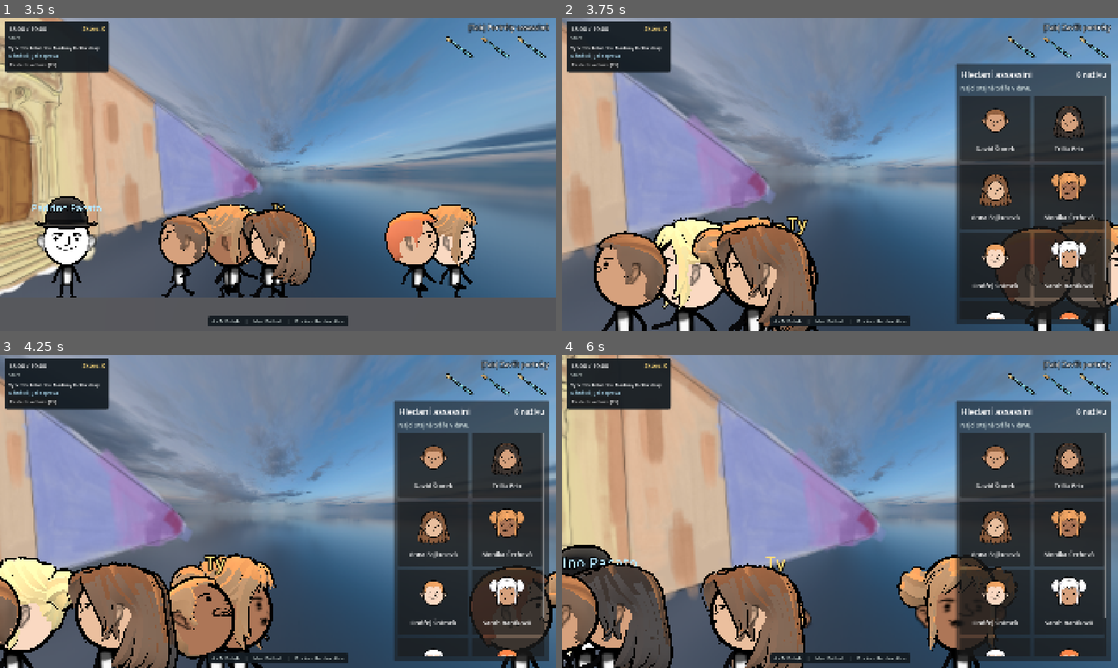
Above: before the commit, frames 1-4 (two rows, left to right).
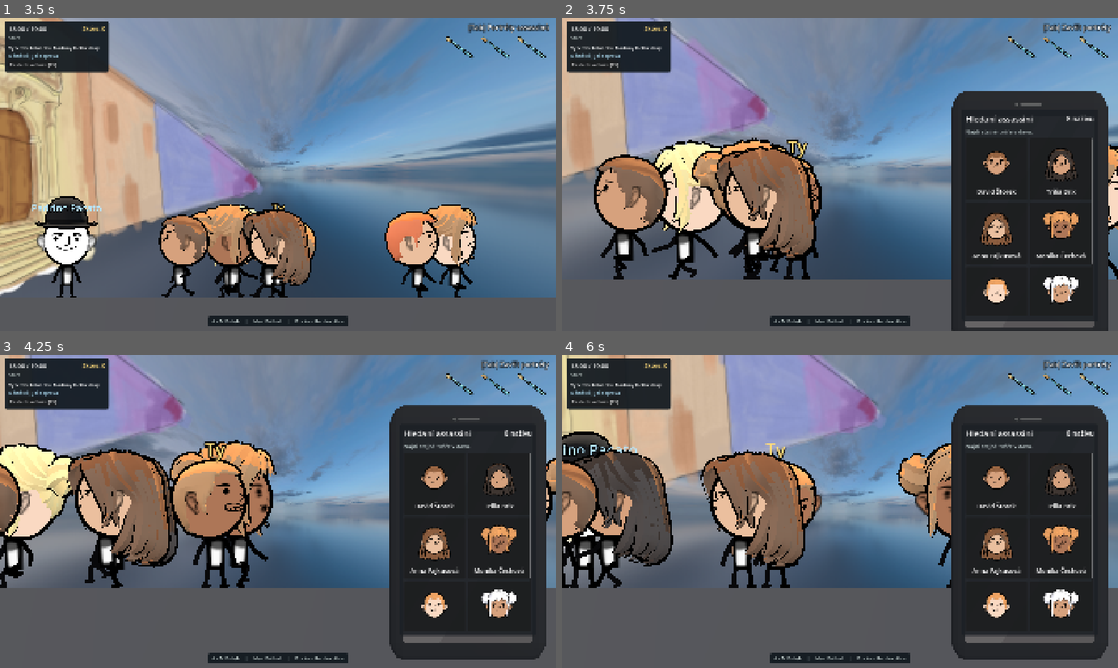
Above: after the commit, the same moments.

Repository: JosefAmbruz/nebezpecny-ukol
Game: Godot game, scene res://src/ui/title_screen.tscn
Two runs of this game, one before a commit and one after it. Both use one fixed random seed, a clock stepped at 60 frames per second and the inputs below.
Inputs (mouse positions are in pixels of both pictures, inside the frame that each line leads up to):
- Up to frame 1 (3.5 s): click "Hrát" at 0.5 s; click "Restartovat kolo [F5]" at 1.25 s; click "Restartovat kolo [F5]" at 2 s; click "Restartovat kolo [F5]" at 2.75 s
- Up to frame 2 (3.75 s): tap Enter at 3.5 s; move the mouse to (962, 158) at 3.52 s; hold D (move_right) from 3.53 s (still down); hold Tab (toggle_assassin_list) from 3.53 s (still down); tap E (lean) at 3.6 s; click (962, 158) at 3.67 s
- Up to frame 3 (4.25 s): keep holding D (move_right); keep holding Tab (toggle_assassin_list)
- Up to frame 4 (6 s): move the mouse to (728, 527) at 4.27 s; release D (move_right) at 4.28 s; release Tab (toggle_assassin_list) at 4.28 s; hold A (move_left) 4.28-5.03 s; tap Tab (toggle_assassin_list) at 4.35, 5.3 s; click (728, 527) at 4.42 s; tap E (lean) at 4.55, 5.85 s; move the mouse to (895, 442) at 5.02 s; press the mouse at (895, 442) at 5.03 s; hold D (move_right) from 5.03 s (still down); move the mouse to (812, 574) at 5.77 s; release the mouse at (812, 574) at 5.78 s; click (812, 574) at 5.92 s

Frame 1 is identical in both runs. In frame 2, 45% of the frame differs, in the area x 0-100%, y 0-100%; in frame 3, 52%; in frame 4, 58%.

Commit message:
Add phone-based assassin list and camera zooms
Introduce a 3D phone model behind the assassin list with animated slide transitions. Add leaning state signals and adjust camera zoom, focus, and framing for list, leaning, and defense states.

Diff:
--- /dev/null
+++ b/assets/mobile/phone_model.tscn
@@ -0,0 +1,8 @@
+[gd_scene format=3]
+
+[ext_resource type="PackedScene" path="res://assets/mobile/scene.gltf" id="1_phone"]
+
+[node name="PhoneModel" type="Node3D"]
+
+[node name="Mesh" parent="." instance=ExtResource("1_phone")]
+transform = Transform3D(1, 0, 0, 0, 1, 0, 0, 0, 1, 8.707, -1.353, -0.279)
--- a/src/player.gd
+++ b/src/player.gd
@@ -9,6 +9,7 @@
 signal interaction_completed(target: InteractableNpc, kind: InteractableNpc.InteractionKind)
 signal interaction_hint_changed(hint: InteractionHint)
 signal safe_state_changed(is_safe: bool, can_lean: bool)
+signal lean_state_changed(is_leaning: bool)
 signal defense_requested(attacker: Node3D)
 signal killed_by_assassin(attacker: Node3D, death_animation: Tween)
 
@@ -189,6 +190,7 @@
 	_current_lean_object = safe_obj
 	_lean_time_left = safe_obj.max_lean_duration
 	safe_obj.register_occupant(self)
+	lean_state_changed.emit(true)
 
 
 func _stop_leaning() -> void:
@@ -199,6 +201,7 @@
 		_current_lean_object.unregister_occupant(self)
 		_current_lean_object = null
 	_lean_cooldown_left = lean_cooldown
+	lean_state_changed.emit(false)
 
 
 func _get_available_lean_object() -> SafeObject:
--- a/src/ui/assassin_list_entry.tscn
+++ b/src/ui/assassin_list_entry.tscn
@@ -3,7 +3,7 @@
 [ext_resource type="Script" path="res://src/ui/assassin_list_entry.gd" id="1_entry"]
 
 [node name="AssassinListEntry" type="PanelContainer"]
-custom_minimum_size = Vector2(236, 224)
+custom_minimum_size = Vector2(204, 212)
 size_flags_horizontal = 3
 script = ExtResource("1_entry")
 
--- a/src/ui/assassin_list_ui.gd
+++ b/src/ui/assassin_list_ui.gd
@@ -5,7 +5,11 @@
 
 const ENTRY_SCENE: PackedScene = preload("res://src/ui/assassin_list_entry.tscn")
 
-@onready var _list_panel: Control = %ListPanel
+@export var slide_open_duration: float = 0.35
+@export var slide_close_duration: float = 0.25
+@export var hidden_y_offset: float = 980.0
+
+@onready var _phone_root: Control = %PhoneRoot
 @onready var _entries_container: Container = %EntriesContainer
 @onready var _count_label: Label = %CountLabel
 @onready var _hint_label: Label = %HintLabel
@@ -13,10 +17,17 @@
 var _entries_by_id: Dictionary = {}
 var _assassins: Array[CharacterData] = []
 var _input_locked: bool = false
+var _is_open: bool = false
+var _open_offset_top: float = 0.0
+var _open_offset_bottom: float = 0.0
+var _slide_tween: Tween = null
 
 
 func _ready() -> void:
-	_list_panel.visible = false
+	_open_offset_top = _phone_root.offset_top
+	_open_offset_bottom = _phone_root.offset_bottom
+	_set_phone_y_shift(hidden_y_offset)
+	_phone_root.visible = false
 	_update_count()
 
 
@@ -24,9 +35,8 @@
 	_input_locked = locked
 	if _hint_label:
 		_hint_label.visible = not locked
-	if locked and _list_panel and _list_panel.visible:
-		_list_panel.visible = false
-		list_visibility_changed.emit(false)
+	if locked and _is_open:
+		_set_open(false, true)
 
 
 func _unhandled_input(event: InputEvent) -> void:
@@ -38,9 +48,46 @@
 
 
 func toggle_list() -> void:
-	_list_panel.visible = not _list_panel.visible
-	_hint_label.text = "[Tab] Zavřít portréty" if _list_panel.visible else "[Tab] Portréty assassinů"
-	list_visibility_changed.emit(_list_panel.visible)
+	_set_open(not _is_open, false)
+
+
+func _set_open(open: bool, instant: bool) -> void:
+	if _is_open == open and not instant:
+		return
+	_is_open = open
+	_hint_label.text = "[Tab] Zavřít portréty" if open else "[Tab] Portréty assassinů"
+	list_visibility_changed.emit(open)
+
+	if _slide_tween and _slide_tween.is_valid():
+		_slide_tween.kill()
+
+	if instant:
+		_set_phone_y_shift(0.0 if open else hidden_y_offset)
+		_phone_root.visible = open
+		return
+
+	var current_shift := _phone_root.offset_top - _open_offset_top
+	var target_shift := 0.0 if open else hidden_y_offset
+
+	if open:
+		_phone_root.visible = true
+
+	_slide_tween = create_tween()
+	_slide_tween.set_trans(Tween.TRANS_CUBIC)
+	_slide_tween.set_ease(Tween.EASE_OUT if open else Tween.EASE_IN)
+	_slide_tween.tween_method(
+		_set_phone_y_shift,
+		current_shift,
+		target_shift,
+		slide_open_duration if open else slide_close_duration
+	)
+	if not open:
+		_slide_tween.tween_callback(func() -> void: _phone_root.visible = false)
+
+
+func _set_phone_y_shift(shift_y: float) -> void:
+	_phone_root.offset_top = _open_offset_top + shift_y
+	_phone_root.offset_bottom = _open_offset_bottom + shift_y
 
 
 func set_assassins(assassins: Array[CharacterData]) -> void:
--- a/src/ui/assassin_list_ui.tscn
+++ b/src/ui/assassin_list_ui.tscn
@@ -1,6 +1,21 @@
 [gd_scene format=3]
 
 [ext_resource type="Script" path="res://src/ui/assassin_list_ui.gd" id="1_listui"]
+[ext_resource type="PackedScene" path="res://assets/mobile/phone_model.tscn" id="2_phone"]
+
+[sub_resource type="Environment" id="Environment_phone"]
+background_mode = 1
+background_color = Color(0, 0, 0, 0)
+ambient_light_source = 2
+ambient_light_color = Color(1, 1, 1, 1)
+ambient_light_energy = 1.25
+
+[sub_resource type="StyleBoxFlat" id="StyleBoxFlat_screen"]
+bg_color = Color(0.11, 0.125, 0.145, 0.88)
+corner_radius_top_left = 8
+corner_radius_top_right = 8
+corner_radius_bottom_right = 8
+corner_radius_bottom_left = 8
 
 [node name="AssassinListUI" type="CanvasLayer"]
 layer = 5
@@ -22,61 +37,109 @@
 text = "[Tab] Portréty assassinů"
 horizontal_alignment = 2
 
-[node name="ListPanel" type="PanelContainer" parent="."]
+[node name="PhoneRoot" type="Control" parent="."]
 unique_name_in_owner = true
-anchors_preset = 11
+anchors_preset = 3
 anchor_left = 1.0
+anchor_top = 1.0
 anchor_right = 1.0
 anchor_bottom = 1.0
-offset_left = -560.0
-offset_top = 158.0
+offset_left = -584.0
+offset_top = -916.0
 offset_right = -24.0
-offset_bottom = -24.0
+offset_bottom = -16.0
 grow_horizontal = 0
+grow_vertical = 0
+
+[node name="PhoneViewportContainer" type="SubViewportContainer" parent="PhoneRoot"]
+layout_mode = 1
+anchors_preset = 15
+anchor_right = 1.0
+anchor_bottom = 1.0
+grow_horizontal = 2
 grow_vertical = 2
+mouse_filter = 2
+stretch = true
 
-[node name="MarginContainer" type="MarginContainer" parent="ListPanel"]
+[node name="PhoneViewport" type="SubViewport" parent="PhoneRoot/PhoneViewportContainer"]
+own_world_3d = true
+transparent_bg = true
+handle_input_locally = false
+msaa_3d = 2
+size = Vector2i(560, 900)
+render_target_update_mode = 4
+
+[node name="WorldEnvironment" type="WorldEnvironment" parent="PhoneRoot/PhoneViewportContainer/PhoneViewport"]
+environment = SubResource("Environment_phone")
+
+[node name="DirectionalLight3D" type="DirectionalLight3D" parent="PhoneRoot/PhoneViewportContainer/PhoneViewport"]
+transform = Transform3D(0.92, -0.15, 0.36, 0, 0.92, 0.39, -0.39, -0.36, 0.85, 0, 0, 2)
+light_energy = 0.8
+
+[node name="Camera3D" type="Camera3D" parent="PhoneRoot/PhoneViewportContainer/PhoneViewport"]
+transform = Transform3D(1, 0, 0, 0, 1, 0, 0, 0, 1, 0, 0, 3)
+projection = 1
+current = true
+size = 1.24
+
+[node name="PhoneModel" parent="PhoneRoot/PhoneViewportContainer/PhoneViewport" instance=ExtResource("2_phone")]
+
+[node name="ListPanel" type="PanelContainer" parent="PhoneRoot"]
+unique_name_in_owner = true
+layout_mode = 1
+anchors_preset = 15
+anchor_right = 1.0
+anchor_bottom = 1.0
+offset_left = 44.0
+offset_top = 74.0
+offset_right = -44.0
+offset_bottom = -96.0
+grow_horizontal = 2
+grow_vertical = 2
+theme_override_styles/panel = SubResource("StyleBoxFlat_screen")
+
+[node name="MarginContainer" type="MarginContainer" parent="PhoneRoot/ListPanel"]
 layout_mode = 2
-theme_override_constants/margin_left = 16
-theme_override_constants/margin_top = 16
-theme_override_constants/margin_right = 16
-theme_override_constants/margin_bottom = 16
+theme_override_constants/margin_left = 14
+theme_override_constants/margin_top = 14
+theme_override_constants/margin_right = 14
+theme_override_constants/margin_bottom = 14
 
-[node name="VBoxContainer" type="VBoxContainer" parent="ListPanel/MarginContainer"]
+[node name="VBoxContainer" type="VBoxContainer" parent="PhoneRoot/ListPanel/MarginContainer"]
 layout_mode = 2
-theme_override_constants/separation = 12
+theme_override_constants/separation = 10
 
-[node name="HeaderRow" type="HBoxContainer" parent="ListPanel/MarginContainer/VBoxContainer"]
+[node name="HeaderRow" type="HBoxContainer" parent="PhoneRoot/ListPanel/MarginContainer/VBoxContainer"]
 layout_mode = 2
 
-[node name="TitleLabel" type="Label" parent="ListPanel/MarginContainer/VBoxContainer/HeaderRow"]
+[node name="TitleLabel" type="Label" parent="PhoneRoot/ListPanel/MarginContainer/VBoxContainer/HeaderRow"]
 unique_name_in_owner = true
 layout_mode = 2
 size_flags_horizontal = 3
-theme_override_font_sizes/font_size = 30
+theme_override_font_sizes/font_size = 28
 text = "Hledaní assassini"
 
-[node name="CountLabel" type="Label" parent="ListPanel/MarginContainer/VBoxContainer/HeaderRow"]
+[node name="CountLabel" type="Label" parent="PhoneRoot/ListPanel/MarginContainer/VBoxContainer/HeaderRow"]
 unique_name_in_owner = true
 layout_mode = 2
-theme_override_font_sizes/font_size = 26
+theme_override_font_sizes/font_size = 24
 text = "0 naživu"
 
-[node name="CompareHint" type="Label" parent="ListPanel/MarginContainer/VBoxContainer"]
+[node name="CompareHint" type="Label" parent="PhoneRoot/ListPanel/MarginContainer/VBoxContainer"]
 layout_mode = 2
 theme_override_colors/font_color = Color(0.79, 0.85, 0.85, 1)
-theme_override_font_sizes/font_size = 20
+theme_override_font_sizes/font_size = 19
 text = "Najdi stejné tváře v davu."
 
-[node name="ScrollContainer" type="ScrollContainer" parent="ListPanel/MarginContainer/VBoxContainer"]
+[node name="ScrollContainer" type="ScrollContainer" parent="PhoneRoot/ListPanel/MarginContainer/VBoxContainer"]
 layout_mode = 2
 size_flags_vertical = 3
 horizontal_scroll_mode = 0
 
-[node name="EntriesContainer" type="GridContainer" parent="ListPanel/MarginContainer/VBoxContainer/ScrollContainer"]
+[node name="EntriesContainer" type="GridContainer" parent="PhoneRoot/ListPanel/MarginContainer/VBoxContainer/ScrollContainer"]
 unique_name_in_owner = true
 layout_mode = 2
 size_flags_horizontal = 3
-theme_override_constants/h_separation = 12
-theme_override_constants/v_separation = 12
+theme_override_constants/h_separation = 10
+theme_override_constants/v_separation = 10
 columns = 2
--- a/src/world.gd
+++ b/src/world.gd
@@ -17,11 +17,14 @@
 @export_group("Camera")
 @export var camera_half_width: float = 6.0
 @export var camera_smooth_speed: float = 6.0
+@export var zoom_focus_y_offset: float = 1.05
 @export var list_zoom_factor: float = 0.65
 @export var list_zoom_duration: float = 0.35
 @export var list_zoom_x_offset: float = 0.9
+@export var lean_zoom_factor: float = 0.78
+@export var lean_zoom_duration: float = 0.35
 @export var assassinate_zoom_factor: float = 0.65
-@export var assassinate_focus_y_offset: float = 1.2
+@export var assassinate_focus_y_offset: float = 1.05
 @export var assassinate_zoom_return_duration: float = 0.32
 
 @export_group("Audio (Hudba & SFX)")
@@ -51,6 +54,7 @@
 var _camera_base_size: float = 6.8
 var _camera_zoom_tween: Tween = null
 var _is_list_open: bool = false
+var _is_leaning: bool = false
 var _is_assassinating: bool = false
 var _assassinate_progress: float = 0.0
 var _assassinate_target: Node3D = null
@@ -87,6 +91,7 @@
 	_director.level_activated.connect(_on_level_activated)
 	_player.defense_requested.connect(_start_defense)
 	_player.killed_by_assassin.connect(_on_player_killed)
+	_player.lean_state_changed.connect(_on_player_lean_state_changed)
 	_player.interaction_started.connect(_on_player_interaction_started)
 	_player.interaction_progress_changed.connect(_on_player_interaction_progress_changed)
 	_player.interaction_cancelled.connect(_on_player_interaction_ended)
@@ -201,10 +206,11 @@
 	attacker.set_physics_process(false)
 	if attacker.visuals:
 		attacker.visuals.play_attack_windup(_player, _player_camera.global_position.z - 2.0)
-	var focus_x := lerpf(attacker.global_position.x, _player.global_position.x, 0.2)
-	_zoom_camera(_camera_base_size * 0.48, 0.28).parallel().tween_property(
-		_player_camera, "global_position:x", focus_x, 0.28
-	)
+	var focus_x := lerpf(attacker.global_position.x, _player.global_position.x, 0.35)
+	var focus_y := lerpf(attacker.global_position.y, _player.global_position.y, 0.5) + zoom_focus_y_offset
+	var tween := _zoom_camera(_camera_base_size * 0.48, 0.28)
+	tween.parallel().tween_property(_player_camera, "global_position:x", focus_x, 0.28)
+	tween.parallel().tween_property(_player_camera, "global_position:y", focus_y, 0.28)
 	_game_hud.show_defense_prompt()
 
 
@@ -236,11 +242,24 @@
 	_is_list_open = is_open
 	_player.set_movement_locked(is_open)
 	AudioManager.play_sfx(sfx_list_toggle)
-
+	_update_resting_zoom(list_zoom_duration)
+
+
+func _on_player_lean_state_changed(is_leaning: bool) -> void:
+	_is_leaning = is_leaning
+	if _defense_deadline_ms == 0 and not _is_assassinating and not _is_list_open:
+		_update_resting_zoom(lean_zoom_duration)
+
+
+func _update_resting_zoom(duration: float) -> void:
 	if not _player_camera:
 		return
-	var target_size := _camera_base_size * list_zoom_factor if is_open else _camera_base_size
-	_zoom_camera(target_size, list_zoom_duration)
+	var target_size := _camera_base_size
+	if _is_list_open:
+		target_size = _camera_base_size * list_zoom_factor
+	elif _is_leaning:
+		target_size = _camera_base_size * lean_zoom_factor
+	_zoom_camera(target_size, duration)
 
 
 func _zoom_camera(target_size: float, duration: float) -> Tween:
@@ -312,8 +331,13 @@
 		return
 
 	var target_world_x: float
+	var target_world_y: float
 	if _is_list_open:
 		target_world_x = _player.global_position.x + list_zoom_x_offset
+		target_world_y = _player.global_position.y + zoom_focus_y_offset
+	elif _is_leaning:
+		target_world_x = _player.global_position.x
+		target_world_y = _player.global_position.y + zoom_focus_y_offset
 	else:
 		var min_cam_x := _active_zone.min_x + camera_half_width
 		var max_cam_x := _active_zone.max_x - camera_half_width
@@ -322,11 +346,12 @@
 			if min_cam_x > max_cam_x
 			else clampf(_player.global_position.x, min_cam_x, max_cam_x)
 		)
+		target_world_y = _player.global_position.y + _camera_base_offset.y
 
 	var weight := 1.0 - exp(-camera_smooth_speed * delta)
 	var pos := _player_camera.global_position
 	pos.x = lerpf(pos.x, target_world_x, weight)
-	pos.y = lerpf(pos.y, _player.global_position.y + _camera_base_offset.y, weight)
+	pos.y = lerpf(pos.y, target_world_y, weight)
 	pos.z = _player.global_position.z + _camera_base_offset.z
 	_player_camera.global_position = pos
 
Binary file added: assets/mobile/scene.bin
Not shown, added: assets/mobile/scene.gltf
Not shown, added: assets/mobile/scene.gltf.import
Binary file added: assets/mobile/textures/Materil.194_baseColor.png
Not shown, added: assets/mobile/textures/Materil.194_baseColor.png.import
